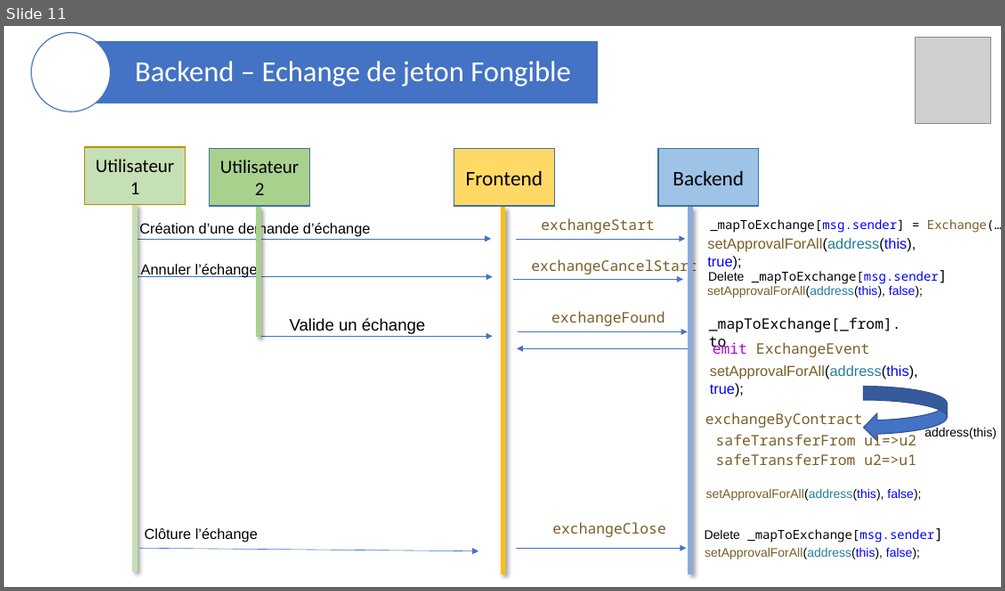
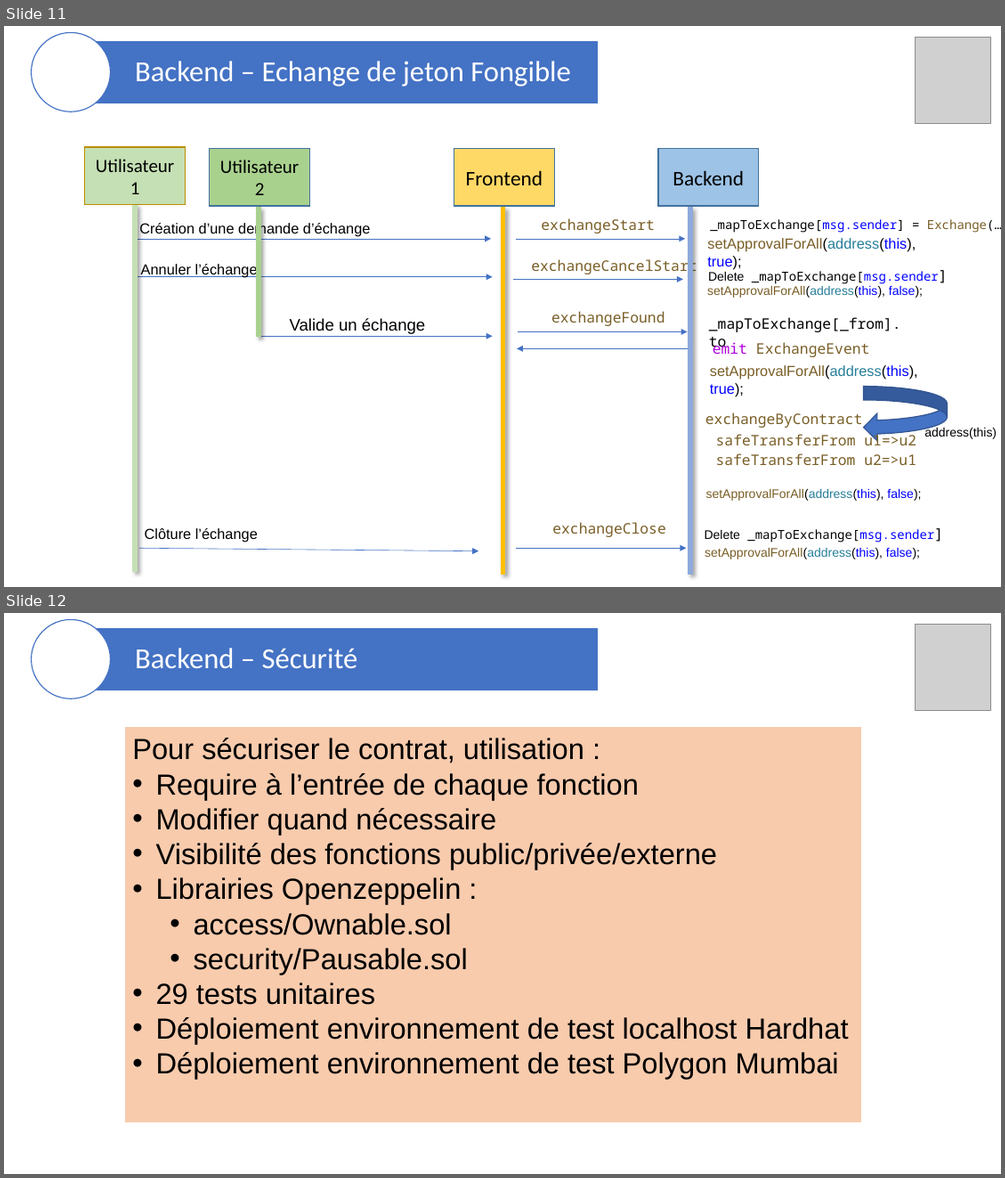
Before and after one commit to blockchainFormationAcadee/chapitre-vi-ft-franck38410, a slide deck: Presentation_JO2024.pptx. Shown one above the other, each under a label of ours: slide 11 before the commit, slides 11 and 12 after it. The pictures are 1005x591 and 1005x1178 pixels, drawn with LibreOffice and Linux fonts; fonts in the diff are those of the drawing; grey boxes stand for pictures. Boxes give left, top, right and bottom in pixels: in the first picture for what was removed or moved away, otherwise in the second. Text is boxed around its words. In the diff, an @@ line names an element or a change of style, - is before the commit and + after.

Commit message:
Version de démo address du contrat 0x6143858f106fb78Ea3996BEbb7386C2d0b1d4e48

```diff
--- a/Presentation_JO2024.pptx
+++ b/Presentation_JO2024.pptx
@@ slide 12 added at <box>4,613,1001,1174</box>, background #FFFFFF @@
@@ ellipse added at <box>31,620,110,699</box>, fill #FFFFFF, outline #4472C4 1 pt @@
@@ rectangle added at <box>85,627,599,690</box>, fill #4472C4, outline #FFFFFF 1 pt @@
@@ picture added at <box>914,625,990,710</box> @@
@@ text added at <box>135,648,358,668</box>, 28 pt, text #FFFFFF @@
+Backend – Sécurité
@@ rectangle added at <box>125,728,861,1122</box>, fill #F8CBAD, 28 pt, text #000000 @@
+Pour sécuriser le contrat, utilisation :
+• Require à l’entrée de chaque fonction
+• Modifier quand nécessaire
+• Visibilité des fonctions public/privée/externe
+• Librairies Openzeppelin :
+  • access/Ownable.sol
+  • security/Pausable.sol
+• 29 tests unitaires
+• Déploiement environnement de test localhost Hardhat
+• Déploiement environnement de test Polygon Mumbai
```
Also in this commit, not shown: 7 slides changed, 5 slides removed, 2 other files.
